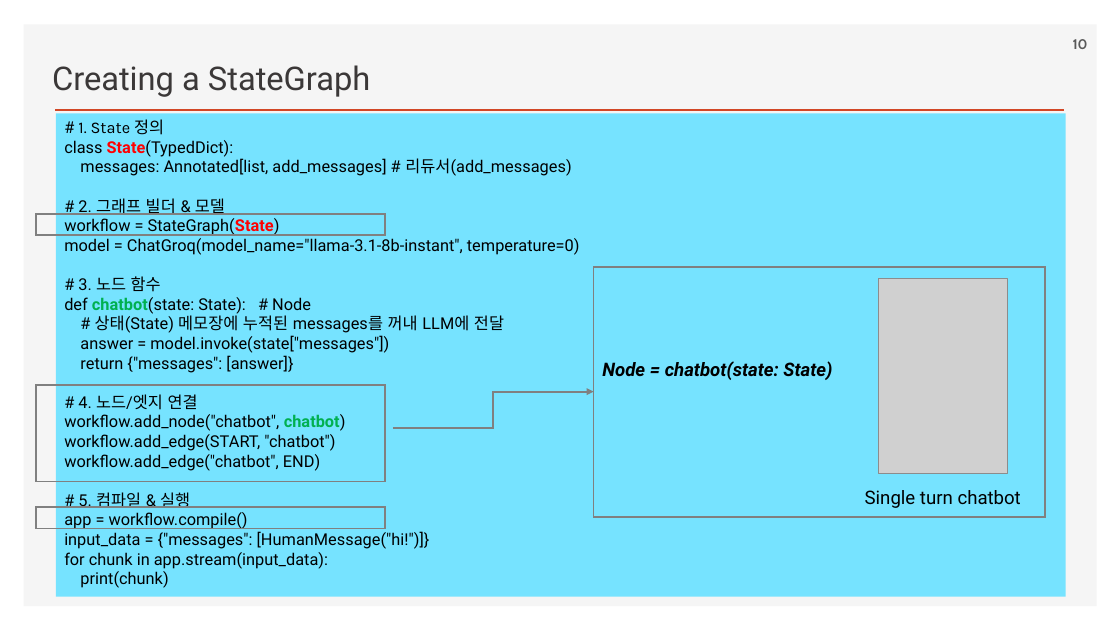
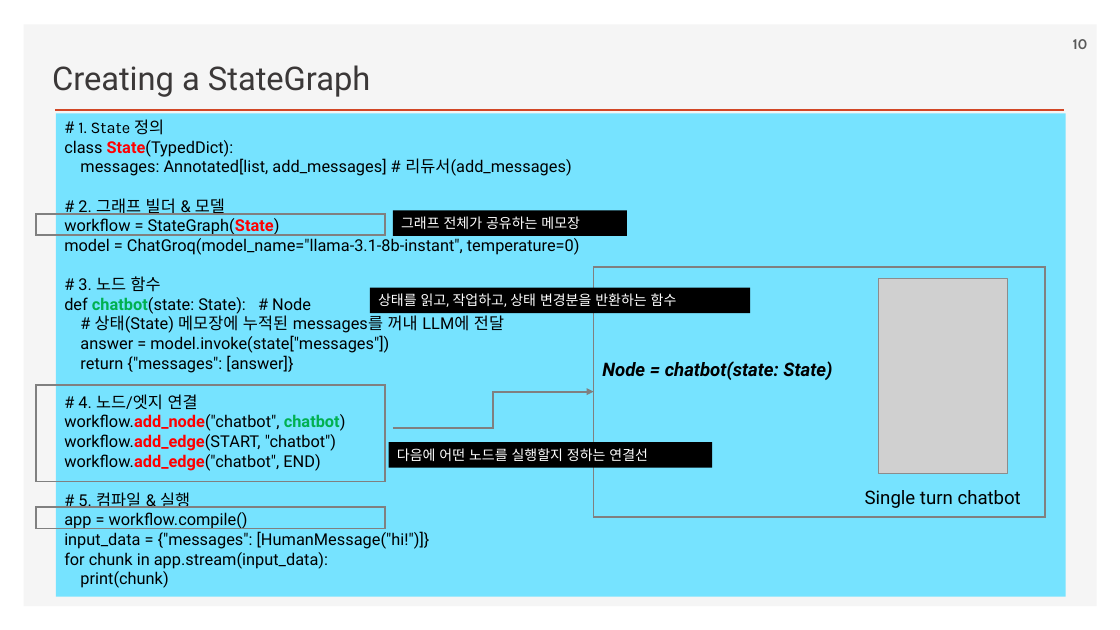
Before and after one commit to ancestor9/2026_Fall_Learning-Langchain-AI-Agent, a slide deck: slide 10 of ppts/CHAPTER 4 Using LangGraph to Add Memory to Your Chatbot.pptx. Drawn at 1120x630 pixels with LibreOffice and Linux fonts; fonts in the diff are those of the drawing; grey boxes stand for pictures; background and template pictures are left out. Boxes give left, top, right and bottom in pixels: in the first picture for what was removed or moved away, otherwise in the second. Text is boxed around its words. In the diff, an @@ line names an element or a change of style, - is before the commit and + after.

```diff
--- a/ppts/CHAPTER 4 Using LangGraph to Add Memory to Your Chatbot.pptx
+++ b/ppts/CHAPTER 4 Using LangGraph to Add Memory to Your Chatbot.pptx
@@ rectangle added at box(393, 210, 628, 235), fill #000000, 12 pt, text #FFFFFF @@
+그래프 전체가 공유하는 메모장
@@ rectangle added at box(370, 287, 750, 313), fill #000000, 12 pt, text #FFFFFF @@
+상태를 읽고, 작업하고, 상태 변경분을 반환하는 함수
@@ text in rectangle at box(64, 414, 346, 471): text colour #000000 to #FF0000, bold on in "workflow.add_node("chatbot",", "workflow.add_edge(START,", "workflow.add_edge("chatbot"," @@
@@ rectangle added at box(389, 442, 712, 467), fill #000000, 12 pt, text #FFFFFF @@
+다음에 어떤 노드를 실행할지 정하는 연결선
```
Also in this commit, not shown: 3 other slides changed.
